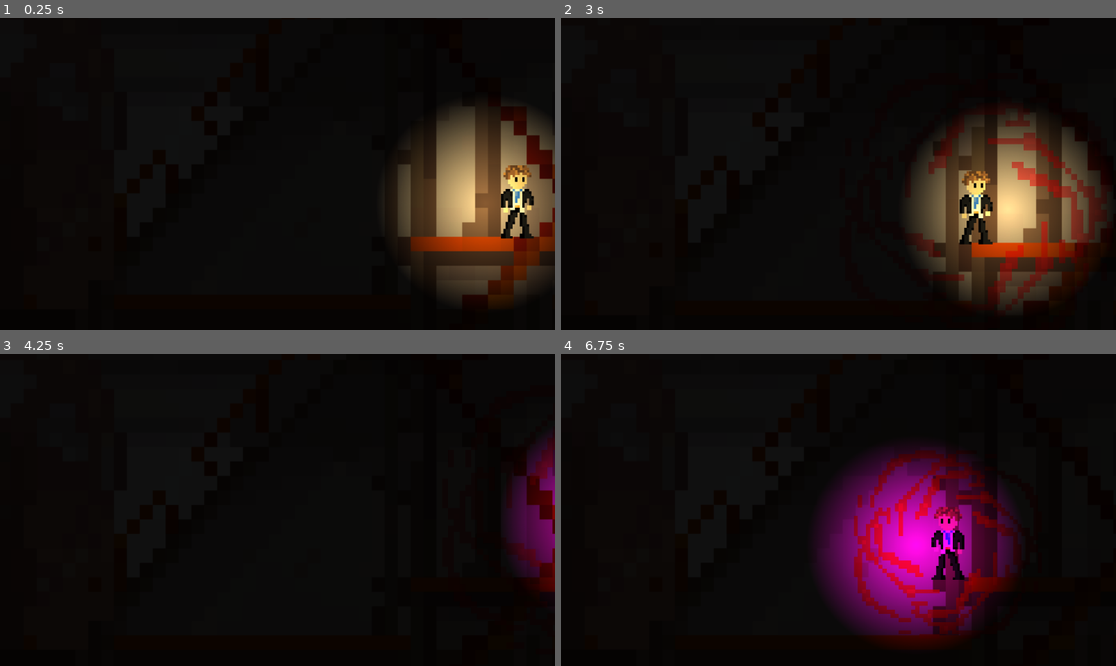
Above: before the commit, frames 1-4 (two rows, left to right).
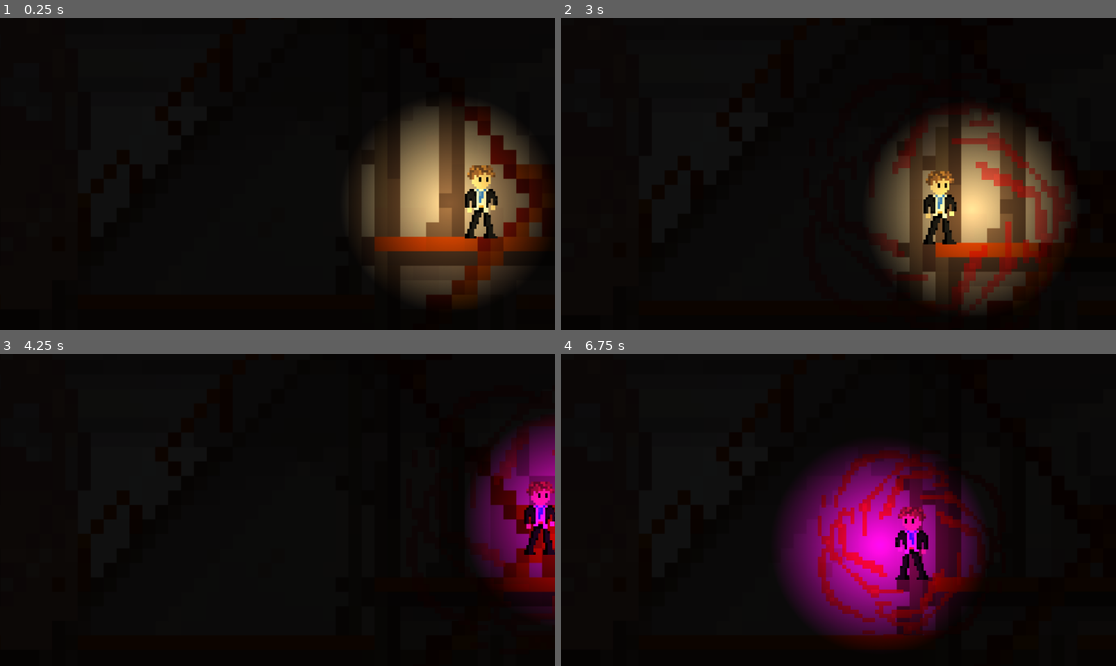
Above: after the commit, the same moments.

Repository: Joogensen/Lumen-Essense
Game: Godot game, scene res://Scenes/main.tscn
The game is run twice, just before and just after one commit, with the same random seed, the same clock (stepped at 60 frames per second) and the same inputs.
Inputs:
- Up to frame 1 (0.25 s): no input
- Up to frame 2 (3 s): tap Enter at 0.5, 2.75 s; hold C (change_light_color) 0.53-1.28 s; hold Right (right) 0.53-2.03 s; tap Space (jump) at 0.77, 1.52, 2 s; tap Shift (toggle_lantern) at 1.35, 2.85 s; hold Left (left) 2.03-2.78 s; hold C (change_light_color) 2.03-2.78 s; hold Right (right) from 2.78 s (still down)
- Up to frame 3 (4.25 s): keep holding Right (right); tap Space (jump) at 3.02, 3.77 s; hold C (change_light_color) from 3.53 s (still down)
- Up to frame 4 (6.75 s): release Right (right) at 4.28 s; release C (change_light_color) at 4.28 s; hold Left (left) 4.28-5.03 s; tap Shift (toggle_lantern) at 4.35, 5.85 s; tap Space (jump) at 4.52, 5, 6.02 s; hold Right (right) 5.03-5.78 s; hold C (change_light_color) 5.03-5.78 s; tap Enter at 5.75 s; hold Left (left) from 5.78 s (still down); hold C (change_light_color) from 6.53 s (still down)

The runs differ from the first frame. In frame 1, 16% of the frame differs, in the area x 64-100%, y 28-93%; in frame 2, 18%; in frame 3, 6.6%; in frame 4, 20%, in the area x 39-83%, y 30-94%.

Commit message:
Update/Camera

Diff:
--- a/Scenes/main.tscn
+++ b/Scenes/main.tscn
@@ -80,7 +80,7 @@
 process_callback = 0
 limit_left = 7
 limit_top = 0
-limit_right = 1125
+limit_right = 1150
 limit_bottom = 642
 position_smoothing_enabled = true
 drag_horizontal_enabled = true
